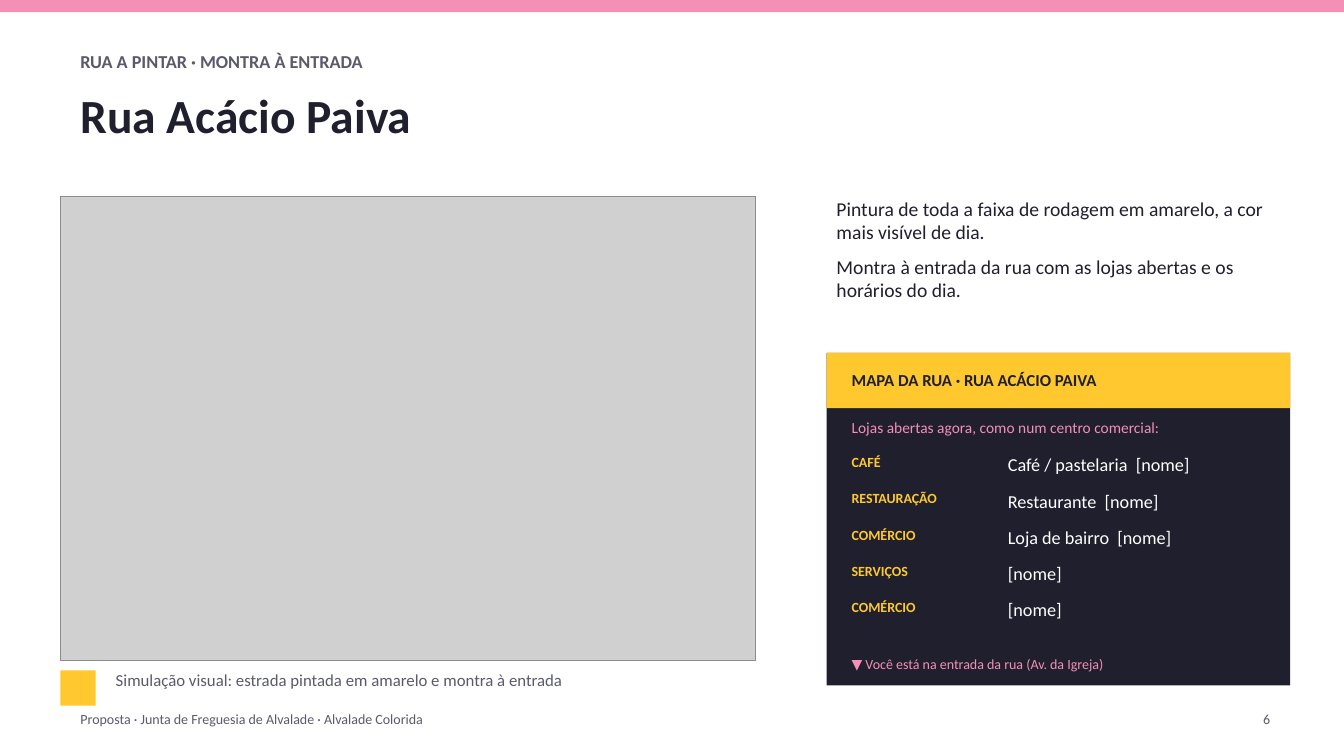
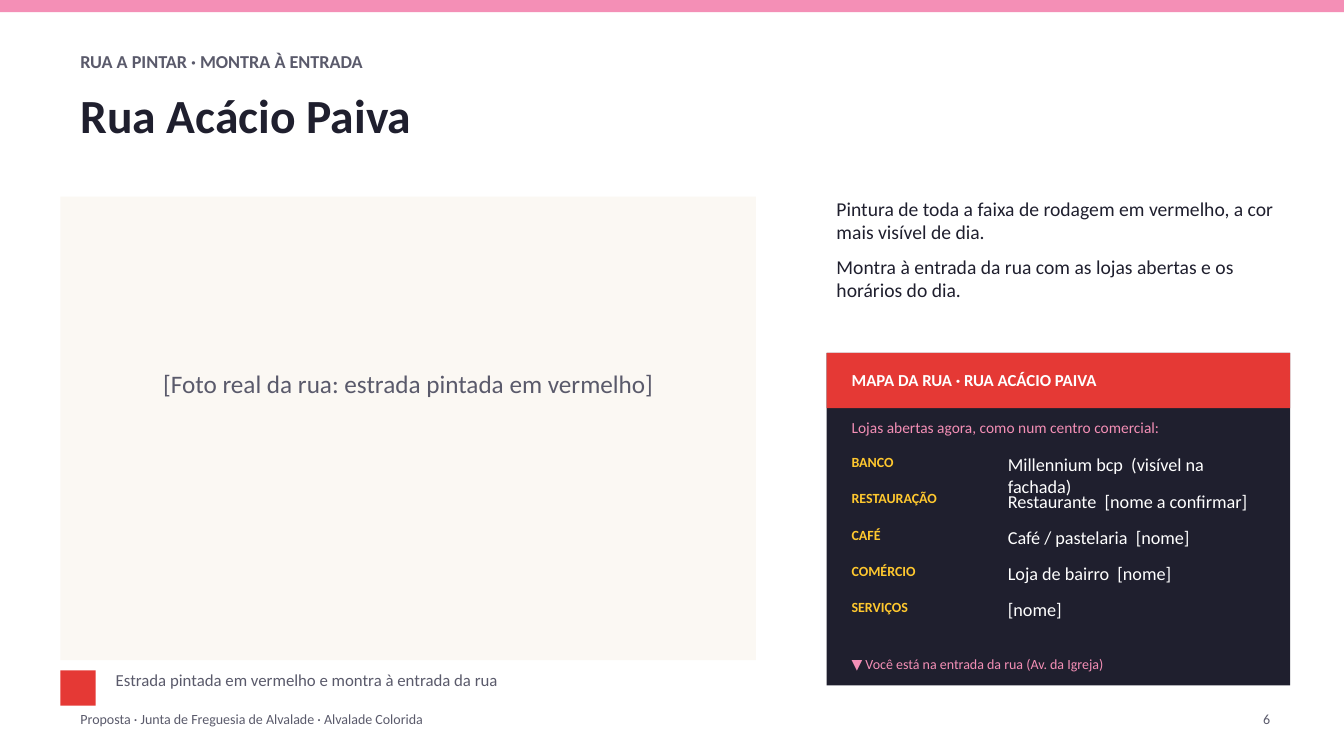
Before and after one commit to zavricardo-debug/travelsites, a slide deck: slide 6 of propostas/alvalade/Proposta_Alvalade_Colorida.pptx. Drawn at 1344x756 pixels with LibreOffice and Linux fonts; fonts in the diff are those of the drawing; grey boxes stand for pictures. Boxes give left, top, right and bottom in pixels: in the first picture for what was removed or moved away, otherwise in the second. Text is boxed around its words. In the diff, an @@ line names an element or a change of style, - is before the commit and + after.

Commit message:
Street slides: one rainbow colour per street, red for Acácio Paiva, photo slots, shop names to confirm

```diff
--- a/propostas/alvalade/Proposta_Alvalade_Colorida.pptx
+++ b/propostas/alvalade/Proposta_Alvalade_Colorida.pptx
@@ picture removed at (60,197,756,660) @@
@@ rectangle added at (60,197,756,660), fill #FBF8F3 @@
@@ text at (836,202,1273,239): text changed @@
-Pintura de toda a faixa de rodagem em amarelo, a cor mais visível de dia.
+Pintura de toda a faixa de rodagem em vermelho, a cor mais visível de dia.
@@ rectangle at (827,353,1291,408): fill #FFC82E to #E53935 @@
@@ text "MAPA DA RUA · RUA ..." at (852,373,1097,386): text colour #1F1F2E to #FFFFFF @@
@@ text added at (163,375,653,397), 18 pt, text #5A5A6B @@
+[Foto real da rua: estrada pintada em vermelho]
@@ text added at (852,458,894,467), 10 pt, text #FFC82E, bold @@
+BANCO
@@ text added at (1008,458,1204,498), 13 pt, text #FFFFFF @@
+Millennium bcp (visível na fachada)
@@ text at (1008,493,1248,511): text changed @@
-Restaurante [nome]
+Restaurante [nome a confirmar]
@@ text "CAFÉ": place and size @@
-text "CAFÉ" at (852,455,881,467)
+text "CAFÉ" at (852,528,881,540)
@@ text removed at (852,528,916,540) @@
-COMÉRCIO
@@ text "Café / pastelaria [nome]": place and size @@
-text "Café / pastelaria [nome]" at (1008,458,1190,474)
+text "Café / pastelaria [nome]" at (1008,531,1190,547)
@@ text "COMÉRCIO": place and size @@
-text "COMÉRCIO" at (852,600,916,612)
+text "COMÉRCIO" at (852,564,916,576)
@@ text "Loja de bairro [nome]": place and size @@
-text "Loja de bairro [nome]" at (1008,531,1171,547)
+text "Loja de bairro [nome]" at (1008,567,1171,583)
@@ text removed at (1008,567,1062,583) @@
-[nome]
@@ text "SERVIÇOS": place and size @@
-text "SERVIÇOS" at (852,567,908,579)
+text "SERVIÇOS" at (852,603,908,615)
@@ rectangle at (60,670,96,706): fill #FFC82E to #E53935 @@
@@ text at (116,674,498,689): text changed @@
-Simulação visual: estrada pintada em amarelo e montra à entrada
+Estrada pintada em vermelho e montra à entrada da rua
```
Also in this commit, not shown: 3 other slides changed, 1 other file.
